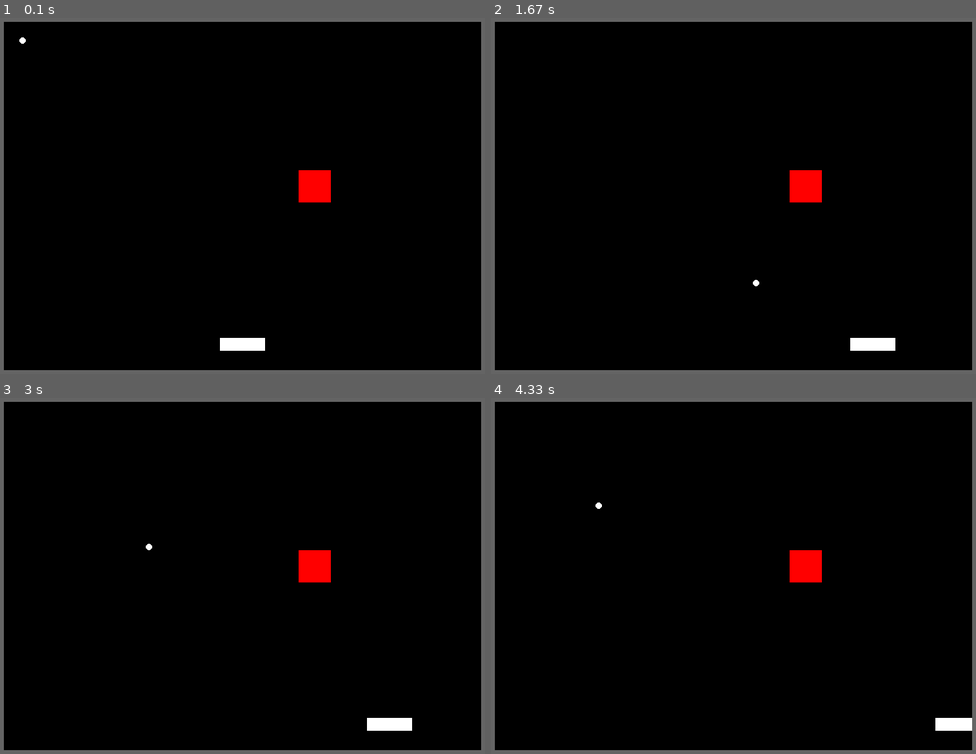
Above: before the commit, frames 1-4 (two rows, left to right).
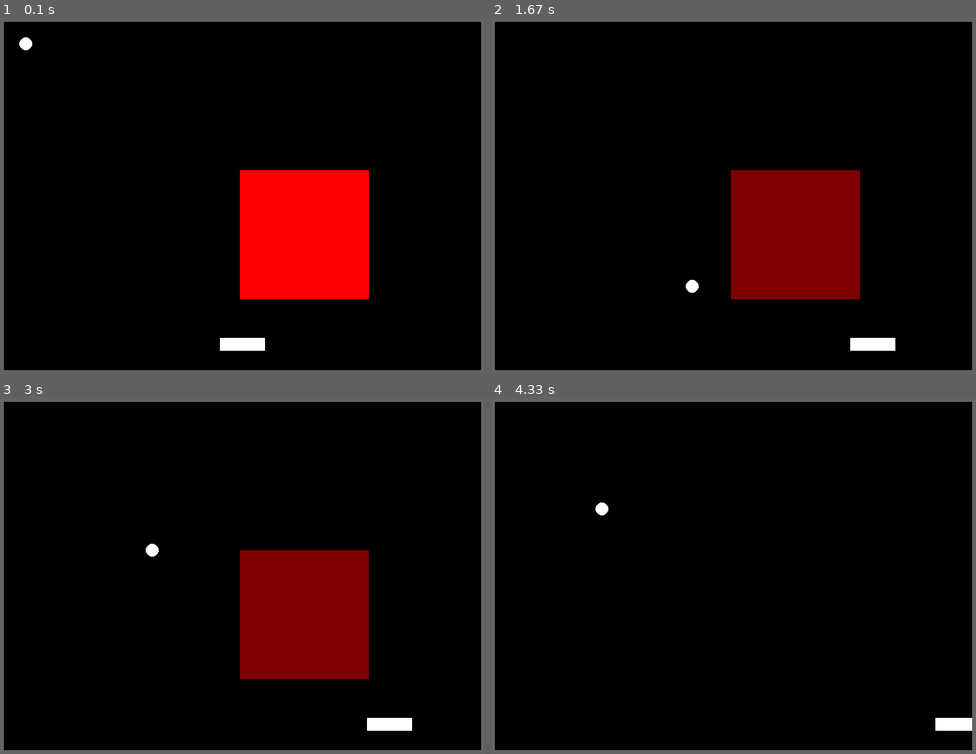
Above: after the commit, the same moments.

Repository: Gibson223/mod-5
Game: pygame game, started from py/main.py
The game is run twice, just before and just after one commit, with the same random seed, the same clock (stepped at 60 frames per second) and the same inputs.
Inputs:
- Up to frame 1 (0.1 s): no input
- Up to frame 2 (1.67 s): hold Right 0.33-0.8 s; hold Right 0.83-1.3 s; hold Left from 1.33 s (still down)
- Up to frame 3 (3 s): release Left at 1.87 s; hold Left 1.9-2.3 s; tap Home at 2.05 s; hold Right 2.33-2.97 s
- Up to frame 4 (4.33 s): hold Left 3-3.47 s; hold Right 3.5-3.97 s; tap Home at 3.65 s; hold Right from 4 s (still down)

The runs differ from the first frame. In frame 1, 9.1% of the frame differs, in the area x 3-77%, y 5-79%; in frame 2, 9.7%, in the area x 40-77%, y 42-79%; in frame 3, 9.7%; in frame 4, 0.7%.

Commit message:
updated constants to fit within screen better (less hardcoding)

Diff:
--- a/py/constants.py
+++ b/py/constants.py
@@ -21,7 +21,7 @@
 FPS = 60
 
 # Ball size
-BALLRADIUS = 5
+BALLRADIUS = 10
 
 # Wall size
 WALLSIZE = 30
@@ -33,8 +33,8 @@
 
 
 # Block size
-BLOCKWIDTH  = 50
-BLOCKHEIGHT = 50
+BLOCKWIDTH  = 200
+BLOCKHEIGHT = 200
 BLOCK_INITIAL_HP = 4
 
 # Color definitions
--- a/py/objects.py
+++ b/py/objects.py
@@ -23,8 +23,8 @@
         self.image.fill(self.currentColor)
         self.rect = self.image.get_rect()
 
-        self.rect.x = random.randint(200,800)
-        self.rect.y = random.randint(100,300)
+        self.rect.x = random.randint(300,constants.WINDOW_WIDTH-300)
+        self.rect.y = random.randint(100,constants.WINDOW_HEIGHT//2)
 
     def reduceHP(self,xspeed,yspeed):
         if abs(yspeed) > abs(xspeed):
